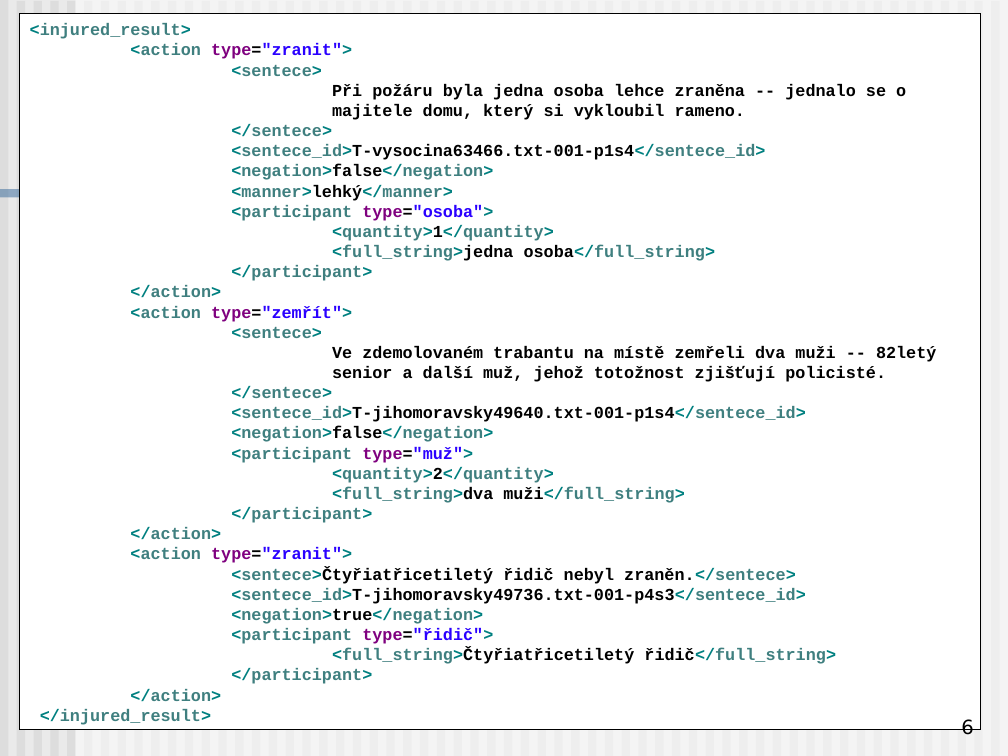
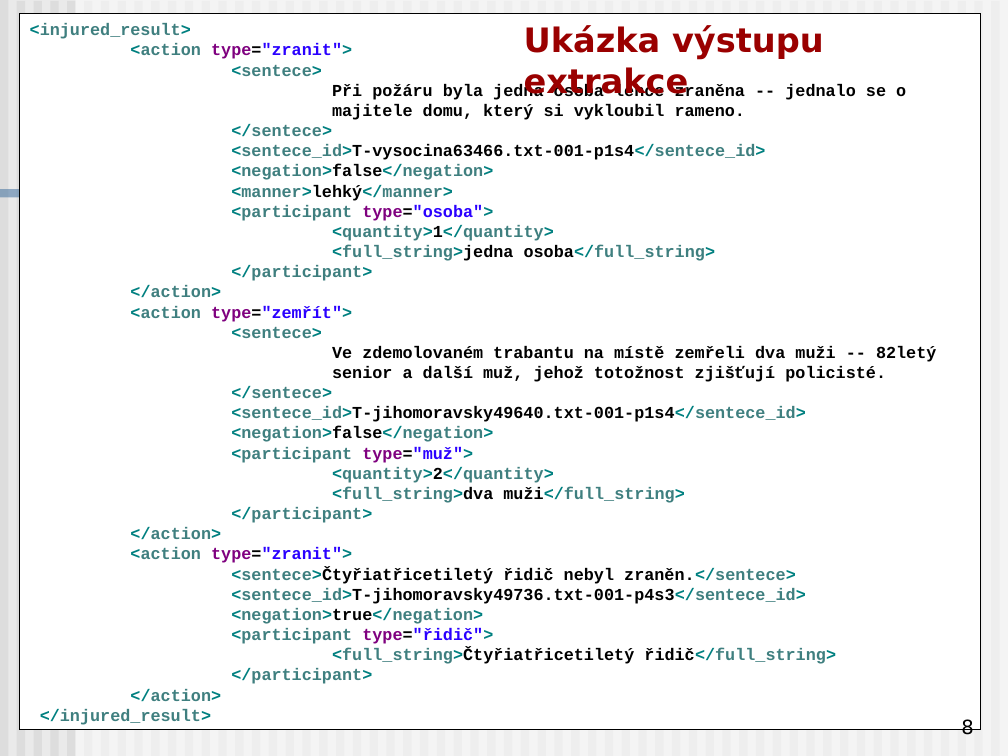
Before and after one commit to BackupTheBerlios/czsem-svn, a slide deck: slide 8 of trunk/docs/Presentation/dedek_czsem_obhajoba.ppt (slide 6 before the commit). Drawn at 1008x756 pixels with LibreOffice and Linux fonts; fonts in the diff are those of the drawing. Boxes give left, top, right and bottom in pixels: in the first picture for what was removed or moved away, otherwise in the second. Text is boxed around its words. In the diff, an @@ line names an element or a change of style, - is before the commit and + after.

```diff
--- a/trunk/docs/Presentation/dedek_czsem_obhajoba.ppt
+++ b/trunk/docs/Presentation/dedek_czsem_obhajoba.ppt
@@ text added at [524,25,824,96], 24 pt, text #9A0000, bold @@
+Ukázka výstupu extrakce
@@ page number at [961,719,973,735]: text changed @@
-6
+8
```
Also in this commit, not shown: 2 other slides changed, 19 slides added, 2 slides removed.
